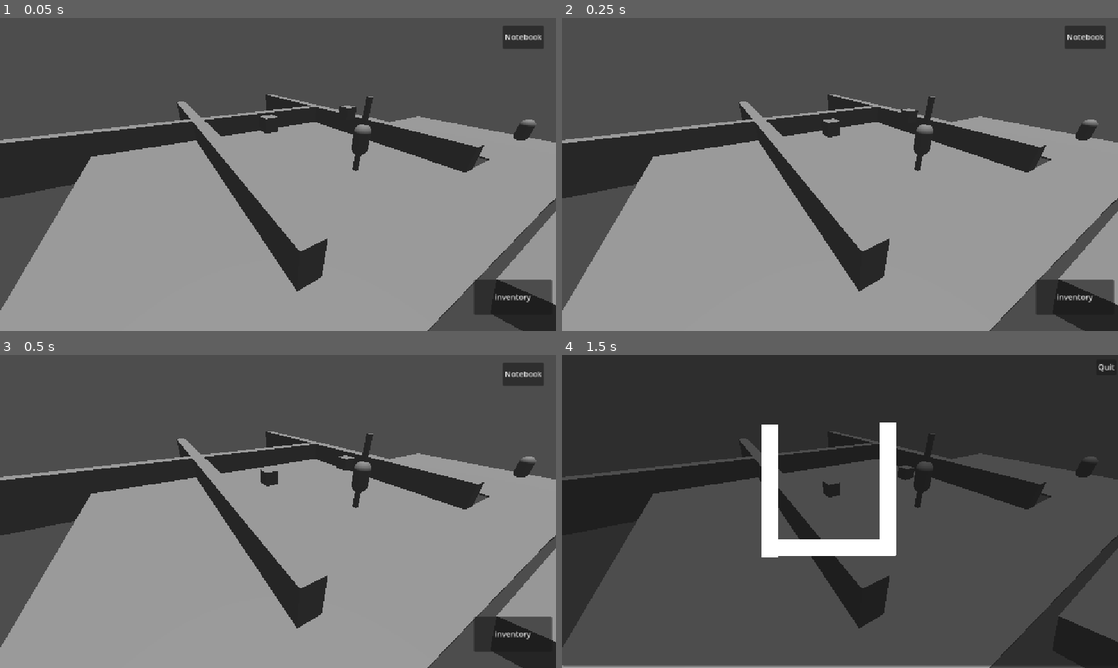
Above: before the commit, frames 1-4 (two rows, left to right).
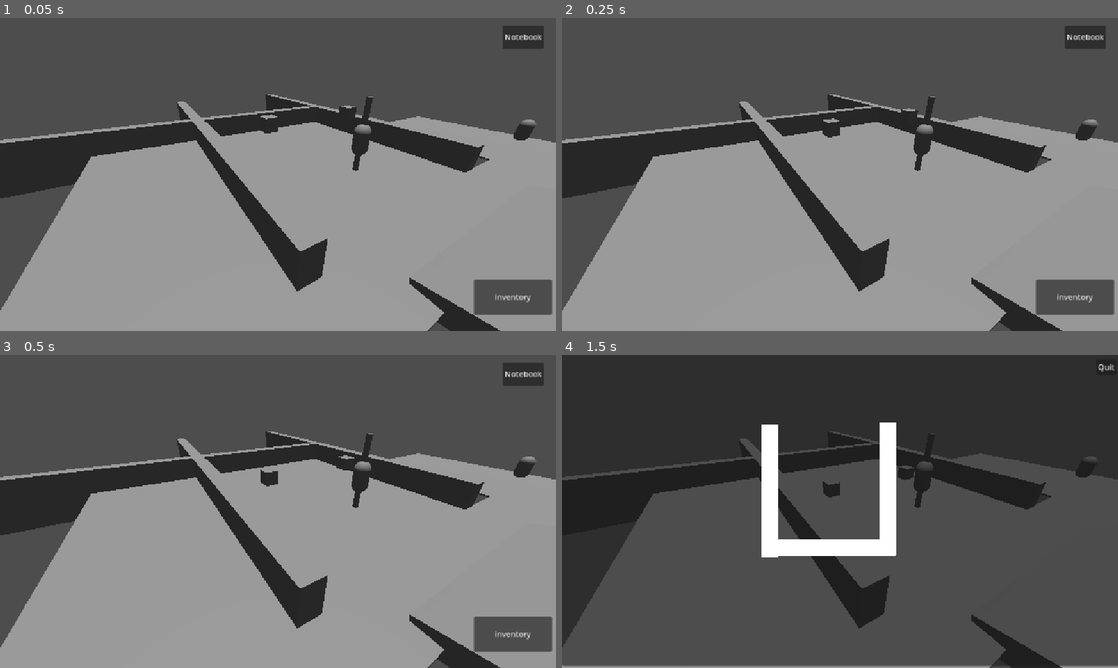
Above: after the commit, the same moments.

Repository: MateoChicano/Journey-starts-here
Game: Godot game, scene res://Levels/test_level.tscn
Same seed, same stepped clock (60 frames per second), same inputs: the game is played once before the commit and once after it. This scene is started directly instead of the project's main scene.
Inputs (mouse positions are in pixels of both pictures, inside the frame that each line leads up to):
- Up to frame 1 (0.05 s): no input
- Up to frame 2 (0.25 s): no input
- Up to frame 3 (0.5 s): no input
- Up to frame 4 (1.5 s): click "inventory" at 0.5 s; tap Enter at 1.25 s; move the mouse to (962, 495) at 1.27 s; hold Right (right) from 1.28 s (still down); click (962, 495) at 1.35 s

The runs differ from the first frame. In frame 1, 3.5% of the frame differs, in the area x 73-100%, y 57-100%; in frame 2, 3.5%; in frame 3, 3.5%; in frame 4, 3.1%.
Error before the commit: Parse Error: Preload file "res://scenes/Items/item_box_3d.tscn" does not exist. (res://Entities/Items/2Ds/item.gd:67)

Commit message:
notification sur bouton "inventory"

Diff:
--- a/journey-start-here/Entities/Items/2Ds/item.gd
+++ b/journey-start-here/Entities/Items/2Ds/item.gd
@@ -64,7 +64,7 @@
 
 func make_3d() -> void :
 	if item_shape == "carre" :
-		instance_3d = preload("res://scenes/Items/item_box_3d.tscn").instantiate()
+		instance_3d = preload("res://Entities/Items/3Ds/item_box_3d.tscn").instantiate()
 		instance_3d.nom = item_name
 		instance_3d.just_spawned = true
 		instance_3d.item_2d = self
--- a/journey-start-here/Entities/Items/3Ds/item_3d.gd
+++ b/journey-start-here/Entities/Items/3Ds/item_3d.gd
@@ -5,8 +5,11 @@
 var just_spawned : bool
 
 func get_item_2d() -> item :
-	item_2d = load("res://scenes/Items/" + self.get_item_name()).instantiate()
+	item_2d = load(self.get_item_path()).instantiate()
 	return item_2d
 
 func get_item_name() -> String :
-	return self.nom + ".tscn"
+	return self.nom
+
+func get_item_path() -> String :
+	return "res://Entities/Items/2Ds/" + self.get_item_name() + "/" + self.get_item_name() + ".tscn"
--- a/journey-start-here/Entities/Player/player.gd
+++ b/journey-start-here/Entities/Player/player.gd
@@ -139,12 +139,7 @@
 
 func pick_item(p_item : item) -> void :
 	inventory.get_node("Items").add_child(p_item)
-	print(inventory.get_node("Items"))
-	print(p_item.position)
-	var tween : Tween = get_tree().create_tween()
-	var initiale_size : Vector2 = HUD.get_node("inventory toggle").size
-	tween.tween_property(HUD.get_node("inventory toggle"), "size", HUD.get_node("inventory toggle").size*1.05, 0.05)
-	tween.tween_property(HUD.get_node("inventory toggle"), "size", initiale_size, 0.05)
+	HUD.notif_icon.show()
 
 func moveWithKeys() -> void:
 	# var direction : Vector2 = cam.global_rotation.y
--- a/journey-start-here/Levels/test_level.tscn
+++ b/journey-start-here/Levels/test_level.tscn
@@ -132,7 +132,7 @@
 shape = SubResource("BoxShape3D_cyt5c")
 
 [node name="Plateforme qui vole" type="MeshInstance3D" parent="."]
-transform = Transform3D(11.3974, 0, 0, 0, 0.965926, -2.39417, 0, -0.258819, -8.93518, 5.83519, 2.78048, 14.4425)
+transform = Transform3D(11.3974, 0, 0, 0, 0.965926, -2.39417, 0, -0.258819, -8.93518, 5.83519, 1.01779, 12.9814)
 mesh = SubResource("BoxMesh_6xh4u")
 
 [node name="StaticBody3D" type="StaticBody3D" parent="Plateforme qui vole"]
--- a/journey-start-here/UI/PlayerHUD/Inventory/inventory.gd
+++ b/journey-start-here/UI/PlayerHUD/Inventory/inventory.gd
@@ -1,8 +1,6 @@
 class_name Inventory extends Control
 
 @onready var player : Player = get_tree().get_first_node_in_group("Player")
-
-
 
 func quit_inventory() -> void:
 	# var generated_item : item_3d
--- a/journey-start-here/UI/PlayerHUD/hud.gd
+++ b/journey-start-here/UI/PlayerHUD/hud.gd
@@ -4,12 +4,16 @@
 @onready var contain_menu : Node = get_node("menu container")
 @onready var menu_gen : TabContainer = contain_menu.get_node("general menu")
 @onready var inventory : Inventory = player.get_node("Inventory")
+@onready var notif_icon : Sprite2D = self.get_node("inventory toggle/notification")
 @onready var quest : HBoxContainer = menu_gen.get_node("Quest/HBoxContainer")
 
+func _ready() -> void :
+	notif_icon.hide()
 
 func on_inventory_pressed() -> void:
 	self.hide()
 	inventory.show()
+	notif_icon.hide()
 
 func on_map_pressed() -> void:
 	if !contain_menu.visible :
--- a/journey-start-here/UI/PlayerHUD/hud.tscn
+++ b/journey-start-here/UI/PlayerHUD/hud.tscn
@@ -1,8 +1,9 @@
-[gd_scene load_steps=4 format=3 uid="uid://bn6bw6iuuckhv"]
+[gd_scene load_steps=5 format=3 uid="uid://bn6bw6iuuckhv"]
 
 [ext_resource type="Script" uid="uid://cjrltkrpjcbrh" path="res://UI/PlayerHUD/hud.gd" id="1_3fgt4"]
 [ext_resource type="Script" uid="uid://bvw80cnhdc4ad" path="res://UI/ui_element.gd" id="2_fomu2"]
 [ext_resource type="PackedScene" uid="uid://bw175mki5igp0" path="res://UI/PlayerHUD/Quest_Panel/quest_panel.tscn" id="3_fomu2"]
+[ext_resource type="Texture2D" uid="uid://doh5qjxmwxnf5" path="res://red_circle.png" id="3_ncaqm"]
 
 [node name="HUD" type="Control" groups=["HUD"]]
 layout_mode = 3
@@ -19,6 +20,11 @@
 text = "inventory"
 icon_alignment = 1
 script = ExtResource("2_fomu2")
+
+[node name="notification" type="Sprite2D" parent="inventory toggle"]
+position = Vector2(161, 6.99998)
+scale = Vector2(0.109334, 0.106482)
+texture = ExtResource("3_ncaqm")
 
 [node name="map toggle" type="Button" parent="."]
 layout_mode = 0
--- a/journey-start-here/autoload/dialog_manager.gd
+++ b/journey-start-here/autoload/dialog_manager.gd
@@ -4,6 +4,6 @@
 var file : String
 
 func loadDialog(key : String) -> Dictionary :
-	file = FileAccess.get_file_as_string("res://scripts/Characters/Dialogs.json")
+	file = FileAccess.get_file_as_string("res://Entities/FriendlyNPC/Dialogs.json")
 	dialogs = JSON.parse_string(file)
 	return dialogs[key]
Renamed: journey-start-here/Entities/Items/2Ds/logo_box/item_logo.tscn -> journey-start-here/Entities/Items/2Ds/item_logo/item_logo.tscn
Binary file added: journey-start-here/red_circle.png
Not shown, added: journey-start-here/red_circle.png.import
Not shown, added: journey-start-here/red_circle.png~
